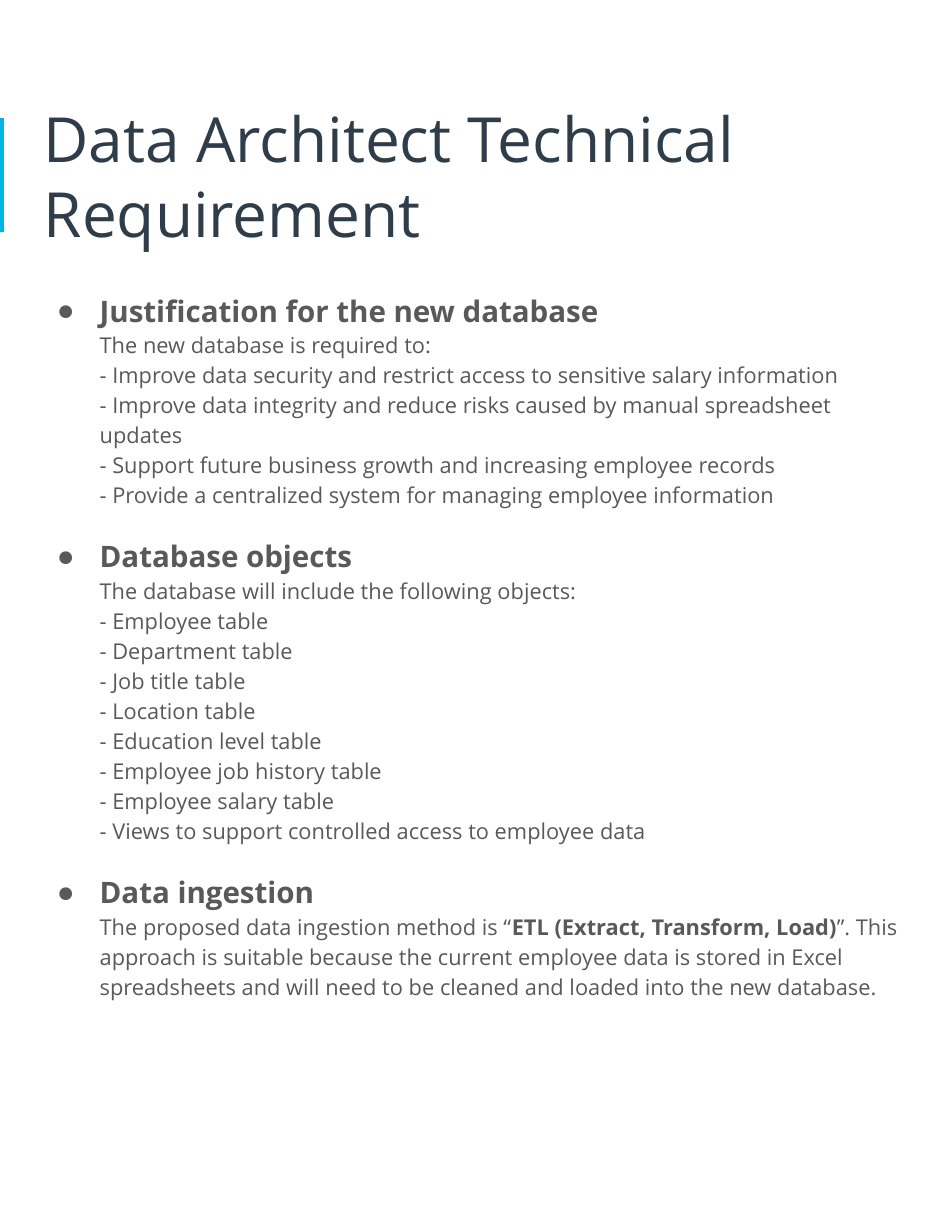
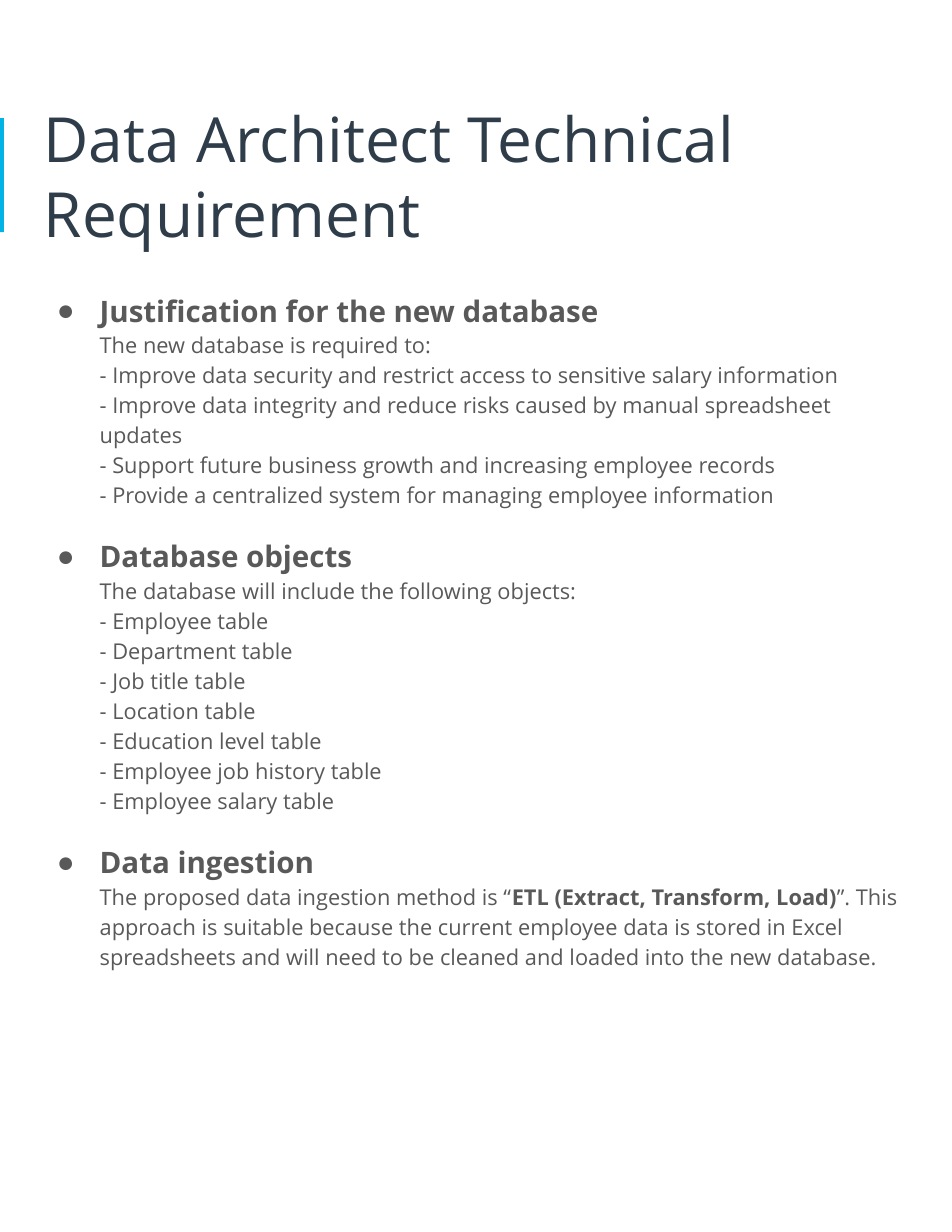
Before and after one commit to SwimLane2/udacity-ai-masters, a slide deck: slide 8 of Modules/03-Data-Architect/projects/Project 1 - Human Resources Database Design/report/HR_Database_Design_Project_Arjun_Avalakki_Mohan.pptx. Drawn at 952x1232 pixels with LibreOffice and Linux fonts; fonts in the diff are those of the drawing. Boxes give left, top, right and bottom in pixels: in the first picture for what was removed or moved away, otherwise in the second. Text is boxed around its words. In the diff, an @@ line names an element or a change of style, - is before the commit and + after.

```diff
--- a/Modules/03-Data-Architect/projects/Project 1 - Human Resources Database Design/report/HR_Database_Design_Project_Arjun_Avalakki_Mohan.pptx
+++ b/Modules/03-Data-Architect/projects/Project 1 - Human Resources Database Design/report/HR_Database_Design_Project_Arjun_Avalakki_Mohan.pptx
@@ text at box(112, 822, 645, 844): paragraph removed @@
-- Views to support controlled access to employee data
```
Also in this commit, not shown: 8 other slides changed, 2 other files.
